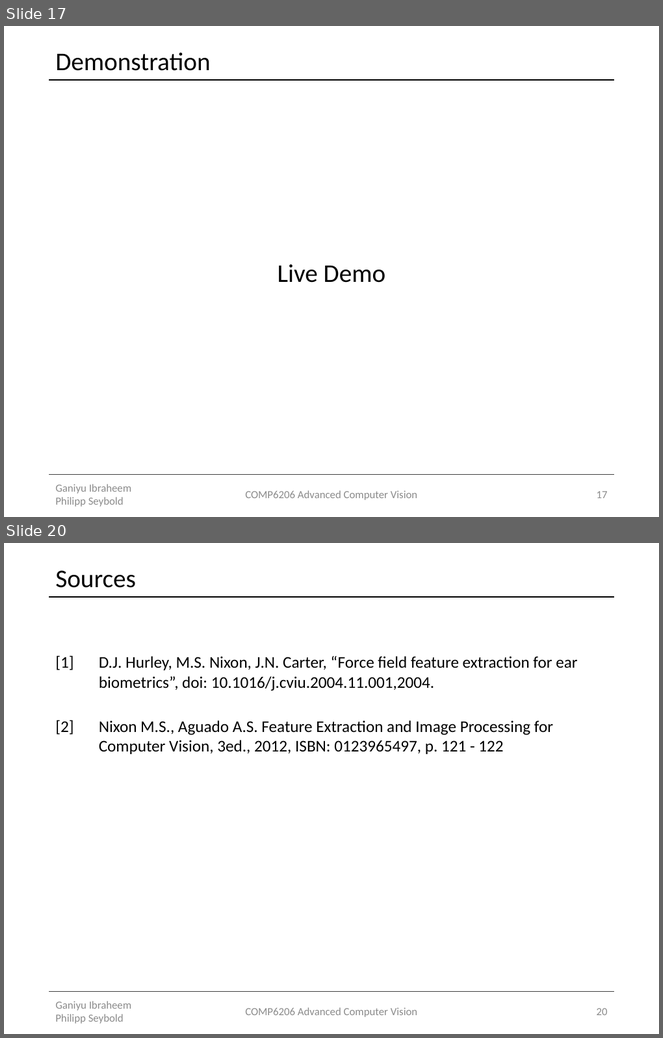
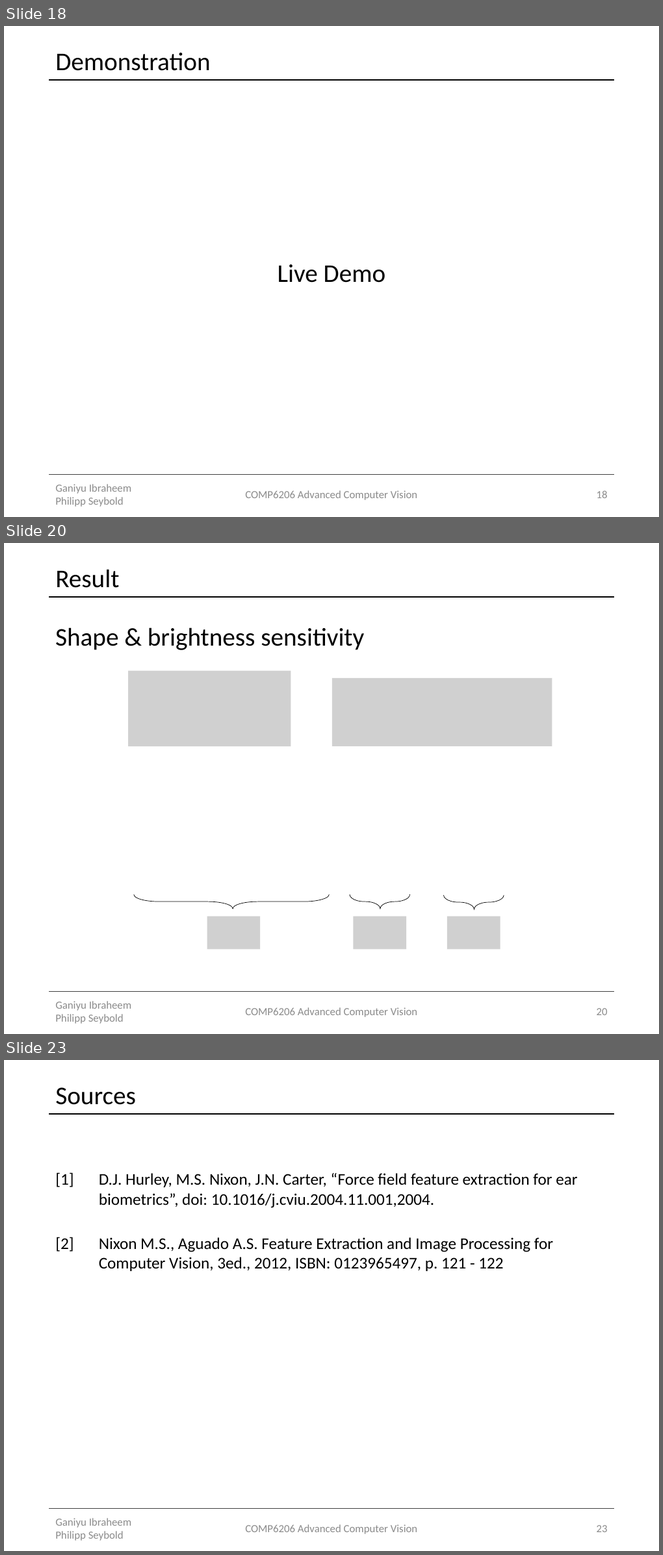
Before and after one commit to Lxrd-AJ/ForceFieldTransforms, a slide deck: Force Field Transformation.pptx. Shown one above the other, each under a label of ours: slides 17 and 20 before the commit, slides 18, 20 and 23 after it; the slides between them are not shown. The pictures are 663x1038 and 663x1555 pixels, drawn with LibreOffice and Linux fonts; fonts in the diff are those of the drawing; grey boxes stand for pictures. Boxes give left, top, right and bottom in pixels: in the first picture for what was removed or moved away, otherwise in the second. Text is boxed around its words. In the diff, an @@ line names an element or a change of style, - is before the commit and + after.

```diff
--- a/Force Field Transformation.pptx
+++ b/Force Field Transformation.pptx
@@ slide 20 added at (x1=4, y1=543, x2=659, y2=1034), background #FFFFFF; not listed: 2 template elements that a slide beside it also shows @@
@@ title added at (x1=55, y1=569, x2=119, y2=588), 28 pt, text #000000 @@
+Result
@@ text added at (x1=55, y1=627, x2=364, y2=650), 28 pt, text #000000 @@
+Shape & brightness sensitivity
@@ picture added at (x1=129, y1=671, x2=291, y2=746) @@
@@ picture added at (x1=332, y1=678, x2=553, y2=746) @@
@@ left brace added at (x1=134, y1=895, x2=329, y2=909), outline #000000 0.5 pt @@
@@ left brace added at (x1=350, y1=895, x2=410, y2=909), outline #000000 0.5 pt @@
@@ left brace added at (x1=443, y1=895, x2=504, y2=910), outline #000000 0.5 pt @@
@@ picture added at (x1=207, y1=917, x2=260, y2=949) @@
@@ picture added at (x1=353, y1=917, x2=406, y2=949) @@
@@ picture added at (x1=447, y1=917, x2=501, y2=949) @@
@@ text added at (x1=55, y1=1001, x2=131, y2=1024), 12 pt, text #8C8C8C @@
+Ganiyu Ibraheem Philipp Seybold
@@ text added at (x1=245, y1=1008, x2=417, y2=1017), 12 pt, text #8C8C8C @@
+COMP6206 Advanced Computer Vision
@@ page number added at (x1=597, y1=1008, x2=608, y2=1016), 12 pt, text #8C8C8C @@
+20
@@ what was slide 17 is now slide 18 @@
@@ page number at (x1=597, y1=491, x2=608, y2=499): text changed @@
-17
+18
@@ what was slide 20 is now slide 23 @@
@@ page number at (x1=597, y1=1525, x2=608, y2=1533): text changed @@
-20
+23
```
Also in this commit, not shown: 3 slides changed, 2 other slides added.
